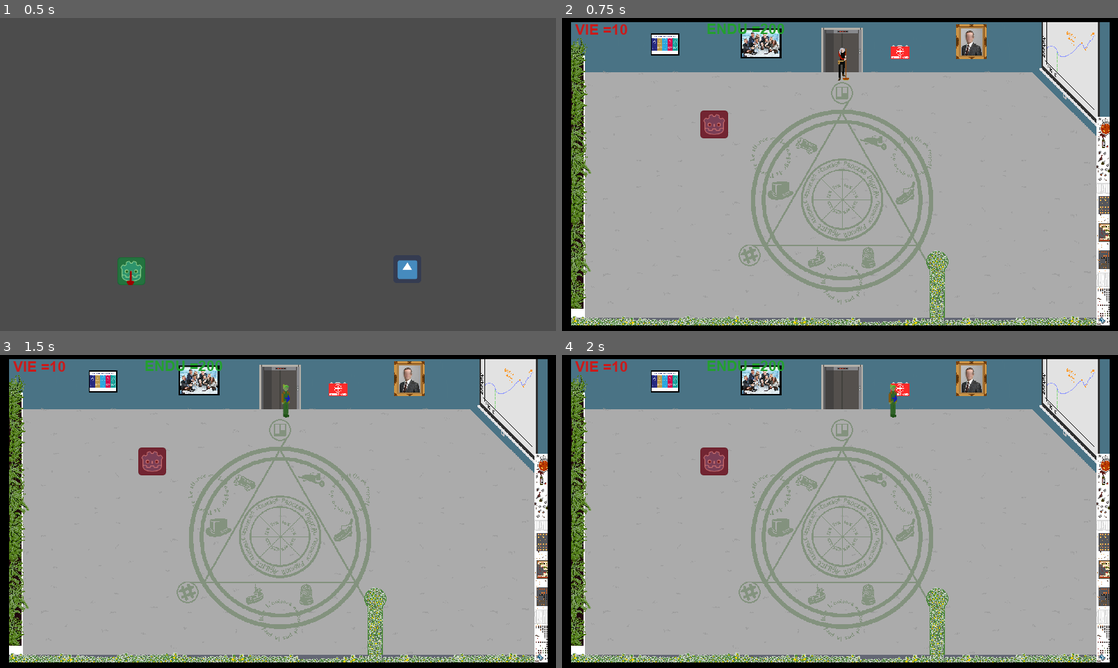
Above: before the commit, frames 1-4 (two rows, left to right).
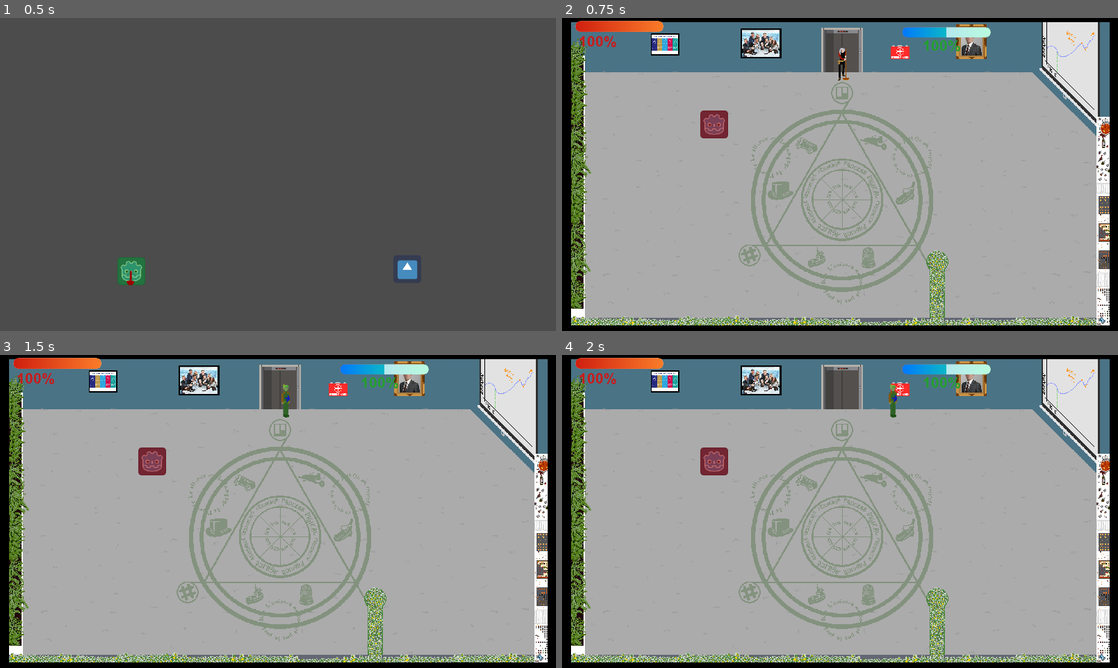
Above: after the commit, the same moments.

Repository: Ant0yne/action_concierge
Game: Godot game, scene res://Scenes/Menu.tscn
Same seed, same stepped clock (60 frames per second), same inputs: the game is played once before the commit and once after it. The engine's default icon, where the game draws it, is replaced by a stand-in: a white triangle on a blue panel in a dark square.
Inputs (mouse positions are in pixels of both pictures, inside the frame that each line leads up to):
- Up to frame 1 (0.5 s): no input
- Up to frame 2 (0.75 s): click (695, 271) at 0.5 s
- Up to frame 3 (1.5 s): tap Enter at 1.25 s; hold Right (ui_right) from 1.28 s (still down)
- Up to frame 4 (2 s): keep holding Right (ui_right)

Frame 1 is identical in both runs. In frame 2, 1.5% of the frame differs, in the area x 2-78%, y 0-11%; in frame 3, 1.5%; in frame 4, 1.5%.

Commit message:
code barre vie et endu

Diff:
--- a/Scenes/Cercle.tscn
+++ b/Scenes/Cercle.tscn
@@ -22,7 +22,8 @@
 [ext_resource path="res://Cercle/cercle_detruit_2.png" type="Texture" id=20]
 [ext_resource path="res://Cercle/cercle_detruit_3-v2.png" type="Texture" id=21]
 [ext_resource path="res://Cercle/cercle_rempli.png" type="Texture" id=22]
-[ext_resource path="res://Scenes/Cercle.gd" type="Script" id=23]
+[ext_resource path="res://Script/Cercle.gd" type="Script" id=23]
+
 
 [sub_resource type="SpriteFrames" id=1]
 animations = [ {
--- a/Scenes/CercleDonnees.tscn
+++ b/Scenes/CercleDonnees.tscn
@@ -1,6 +1,7 @@
 [gd_scene load_steps=2 format=2]
 
-[ext_resource path="res://Scenes/CercleDonnees.gd" type="Script" id=1]
+[ext_resource path="res://Script/CercleDonnees.gd" type="Script" id=1]
+
 
 [node name="CercleDonnees" type="Node"]
 script = ExtResource( 1 )
--- a/Scenes/Main.tscn
+++ b/Scenes/Main.tscn
@@ -40,15 +40,15 @@
 margin_bottom = 39.0
 
 [node name="UIPersoEndu" parent="." instance=ExtResource( 6 )]
-margin_left = 332.0
-margin_top = 4.0
-margin_right = 332.0
-margin_bottom = 4.0
+margin_left = 783.0
+margin_top = 20.0
+margin_right = 783.0
+margin_bottom = 20.0
 
 [node name="LimiteDecor" type="StaticBody2D" parent="."]
 
 [node name="CollisionPolygon2D" type="CollisionPolygon2D" parent="LimiteDecor"]
-position = Vector2( 0, -1 )
+position = Vector2( 0, -2 )
 polygon = PoolVector2Array( 0.000991821, 0.103065, 52.9431, 125.877, 53.4953, 688.913, 846.108, 689.112, 846.185, 578.2 …(191 unchanged characters)…
 
 [editable path="UIPersoVie"]
--- a/Scenes/UIPersoEndu.tscn
+++ b/Scenes/UIPersoEndu.tscn
@@ -1,7 +1,9 @@
-[gd_scene load_steps=4 format=2]
+[gd_scene load_steps=6 format=2]
 
 [ext_resource path="res://Script/UIPersoEndu.gd" type="Script" id=1]
 [ext_resource path="res://Font/arialbd.ttf" type="DynamicFontData" id=2]
+[ext_resource path="res://UI/Fond Barre Endu.png" type="Texture" id=3]
+[ext_resource path="res://UI/Barre Endu.png" type="Texture" id=4]
 
 [sub_resource type="DynamicFont" id=1]
 size = 35
@@ -16,11 +18,23 @@
 }
 
 [node name="Label" type="Label" parent="."]
-margin_right = 40.0
-margin_bottom = 14.0
+margin_left = 47.0226
+margin_top = 22.981
+margin_right = 133.023
+margin_bottom = 62.981
 custom_fonts/font = SubResource( 1 )
 custom_colors/font_color = Color( 0.141176, 0.627451, 0.188235, 1 )
 text = "Endu"
 __meta__ = {
 "_edit_use_anchors_": false
 }
+
+[node name="TextureProgress" type="TextureProgress" parent="."]
+margin_right = 204.0
+margin_bottom = 25.0
+value = 90.0
+texture_under = ExtResource( 3 )
+texture_progress = ExtResource( 4 )
+__meta__ = {
+"_edit_use_anchors_": false
+}
--- a/Scenes/UIPersoVie.tscn
+++ b/Scenes/UIPersoVie.tscn
@@ -1,7 +1,9 @@
-[gd_scene load_steps=4 format=2]
+[gd_scene load_steps=6 format=2]
 
 [ext_resource path="res://Script/UIPersoVie.gd" type="Script" id=1]
 [ext_resource path="res://Font/arialbd.ttf" type="DynamicFontData" id=2]
+[ext_resource path="res://UI/Fond Barre Vie.png" type="Texture" id=3]
+[ext_resource path="res://UI/Barre Vie.png" type="Texture" id=4]
 
 [sub_resource type="DynamicFont" id=1]
 size = 35
@@ -16,11 +18,20 @@
 }
 
 [node name="Label" type="Label" parent="."]
-margin_right = 40.0
-margin_bottom = 14.0
+margin_left = 8.81944
+margin_top = 27.0883
+margin_right = 60.8194
+margin_bottom = 67.0883
 custom_fonts/font = SubResource( 1 )
 custom_colors/font_color = Color( 0.796078, 0.105882, 0.105882, 1 )
 text = "Vie"
 __meta__ = {
 "_edit_use_anchors_": false
 }
+
+[node name="TextureProgress" type="TextureProgress" parent="."]
+margin_right = 204.0
+margin_bottom = 25.0
+value = 30.0
+texture_under = ExtResource( 3 )
+texture_progress = ExtResource( 4 )
--- a/Script/UIPersoEndu.gd
+++ b/Script/UIPersoEndu.gd
@@ -1,6 +1,7 @@
 extends Control
 
 onready var label = $Label
+onready var textureProgress = $TextureProgress
 
 var endu_max = int(100) setget _inst_endu_max
 var endu = endu_max setget _change_endu
@@ -9,11 +10,14 @@
 	self.endu_max = PersoStats.max_endu
 	self.endu = PersoStats.endu
 	PersoStats.connect("changement_endu", self, "_change_endu")
+	textureProgress.max_value = endu_max
 
 func _change_endu(valeur):
 	endu = clamp(valeur, 0, endu_max)
 	if label != null:
-		label.text = "ENDU =" + str(endu)
+		label.text = str((endu*100)/endu_max) + "%"
+	if textureProgress != null:
+		textureProgress.value = endu
 
 func _inst_endu_max(valeur):
 	endu_max = max(valeur, 1)
--- a/Script/UIPersoVie.gd
+++ b/Script/UIPersoVie.gd
@@ -1,6 +1,7 @@
 extends Control
 
 onready var label = $Label
+onready var textureProgress = $TextureProgress
 
 var vie_max = int(4) setget _inst_vie_max
 var vie = vie_max setget _change_vie
@@ -9,11 +10,14 @@
 	self.vie_max = PersoStats.max_vie
 	self.vie = PersoStats.vie
 	PersoStats.connect("changement_vie", self, "_change_vie")
+	textureProgress.max_value = vie_max
 
 func _change_vie(valeur):
 	vie = clamp(valeur, 0, vie_max)
 	if label != null:
-		label.text = "VIE =" + str(vie)
+		label.text = str((vie*100)/vie_max) + "%"
+	if textureProgress != null:
+		textureProgress.value = vie
 
 func _inst_vie_max(valeur):
 	vie_max = max(valeur, 1)
--- a/project.godot
+++ b/project.godot
@@ -22,7 +22,7 @@
 [autoload]
 
 PersoStats="*res://Scenes/PersoStats.tscn"
-CercleDonnees="*res://Scenes/CercleDonnees.gd"
+CercleDonnees="*res://Script/CercleDonnees.gd"
 
 [display]
 
Renamed: Scenes/Cercle.gd -> Script/Cercle.gd
Renamed: Scenes/CercleDonnees.gd -> Script/CercleDonnees.gd
Binary file added: UI/Barre Endu.png
Not shown, added: UI/Barre Endu.png.import
Binary file added: UI/Barre Vie.png
Not shown, added: UI/Barre Vie.png.import
Binary file added: UI/Fond Barre Endu.png
Not shown, added: UI/Fond Barre Endu.png.import
Binary file added: UI/Fond Barre Vie.png
Not shown, added: UI/Fond Barre Vie.png.import
